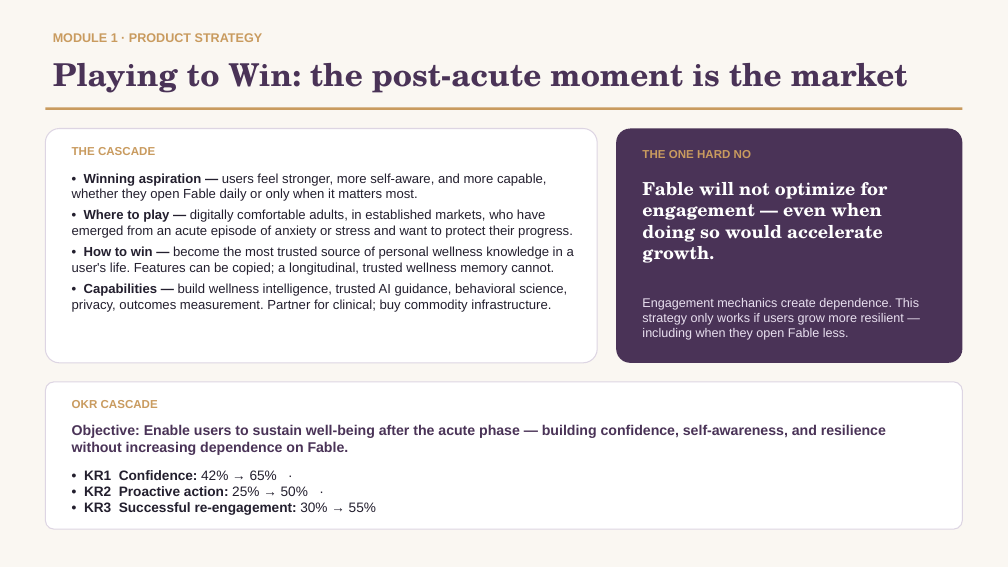
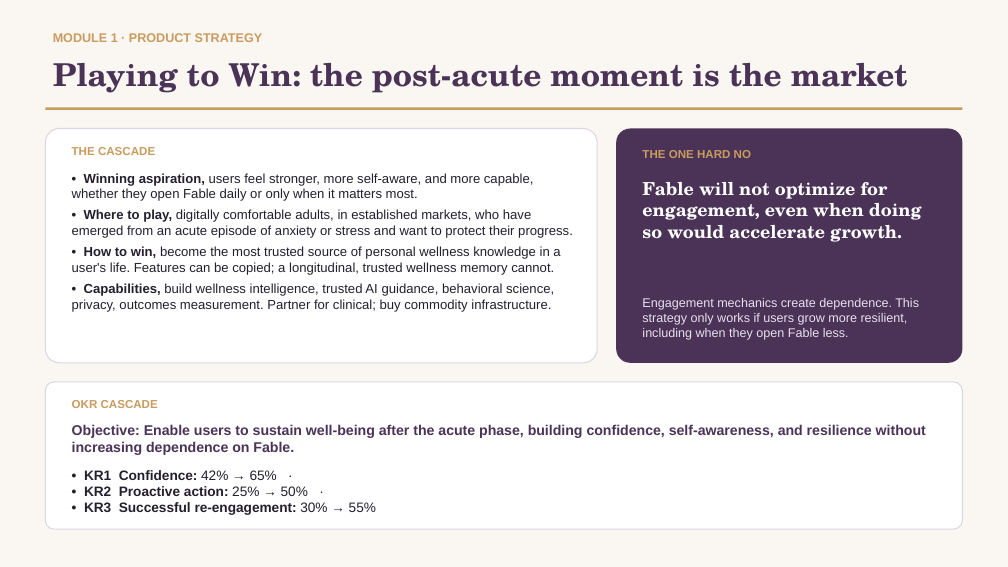
Before and after one commit to aliciachieko/Product-Leadership-Final, a slide deck: slide 2 of 05-insights/Fable-Final-Presentation.pptx. Drawn at 1008x567 pixels with LibreOffice and Linux fonts; fonts in the diff are those of the drawing. Boxes give left, top, right and bottom in pixels: in the first picture for what was removed or moved away, otherwise in the second. Text is boxed around its words. In the diff, an @@ line names an element or a change of style, - is before the commit and + after.

```diff
--- a/05-insights/Fable-Final-Presentation.pptx
+++ b/05-insights/Fable-Final-Presentation.pptx
@@ text at <box>72,173,573,312</box>: text changed @@
-• Winning aspiration — users feel stronger, more self-aware, and more capable, whether they open Fable daily or only when it matters most.
-• Where to play — digitally comfortable adults, in established markets, who have emerged from an acute episode of anxiety or stress and want to protect their progress.
-• How to win — become the most trusted source of personal wellness knowledge in a user's life. Features can be copied; a longitudinal, trusted wellness memory cannot.
-• Capabilities — build wellness intelligence, trusted AI guidance, behavioral science, privacy, outcomes measurement. Partner for clinical; buy commodity infrastructure.
+• Winning aspiration, users feel stronger, more self-aware, and more capable, whether they open Fable daily or only when it matters most.
+• Where to play, digitally comfortable adults, in established markets, who have emerged from an acute episode of anxiety or stress and want to protect their progress.
+• How to win, become the most trusted source of personal wellness knowledge in a user's life. Features can be copied; a longitudinal, trusted wellness memory cannot.
+• Capabilities, build wellness intelligence, trusted AI guidance, behavioral science, privacy, outcomes measurement. Partner for clinical; buy commodity infrastructure.
@@ text at <box>642,182,922,242</box>: text changed @@
-Fable will not optimize for engagement — even when doing so would accelerate growth.
+Fable will not optimize for engagement, even when doing so would accelerate growth.
@@ text at <box>642,298,919,340</box>: text changed @@
-Engagement mechanics create dependence. This strategy only works if users grow more resilient — including when they open Fable less.
+Engagement mechanics create dependence. This strategy only works if users grow more resilient, including when they open Fable less.
@@ text at <box>72,424,926,455</box>: text changed @@
-Objective: Enable users to sustain well-being after the acute phase — building confidence, self-awareness, and resilience without increasing dependence on Fable.
+Objective: Enable users to sustain well-being after the acute phase, building confidence, self-awareness, and resilience without increasing dependence on Fable.
```
Also in this commit, not shown: 5 other slides changed.
